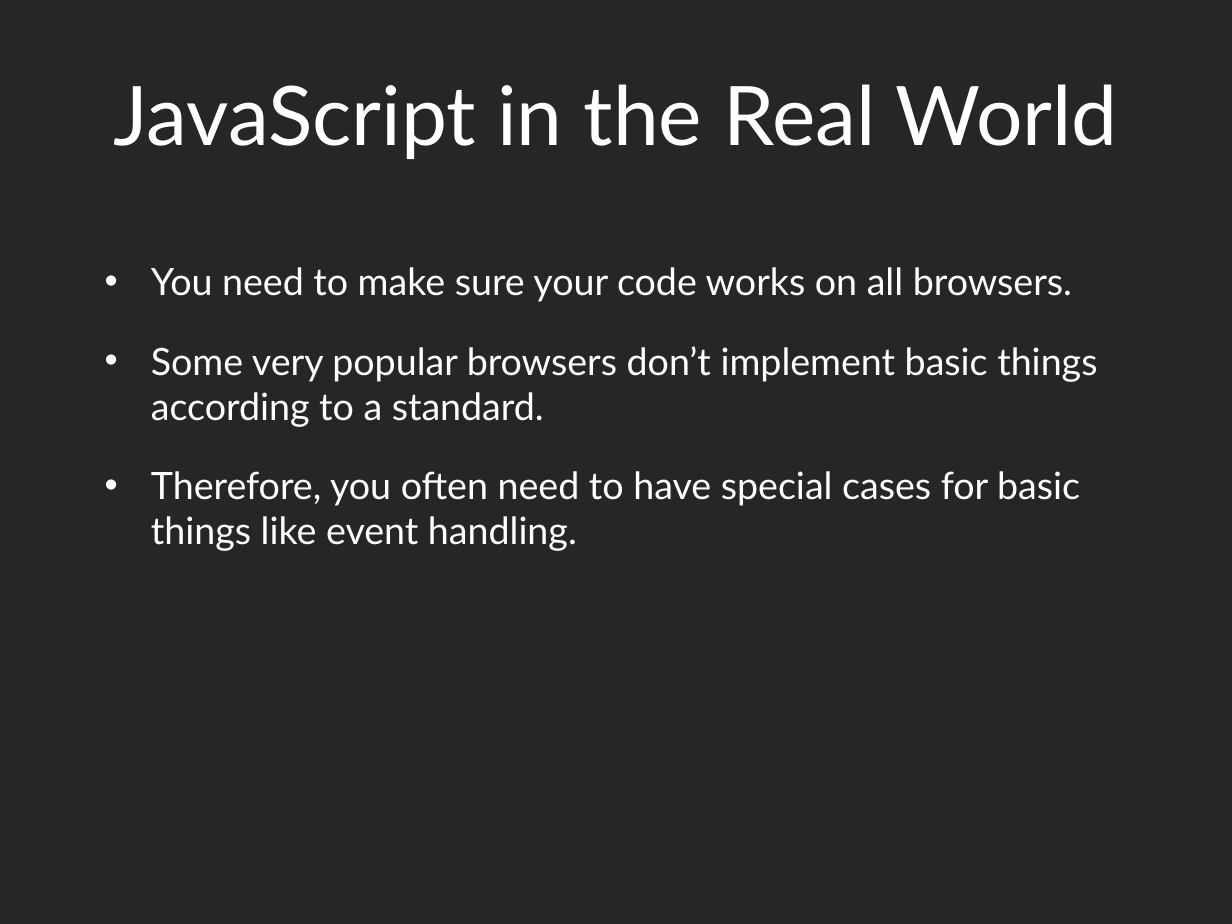
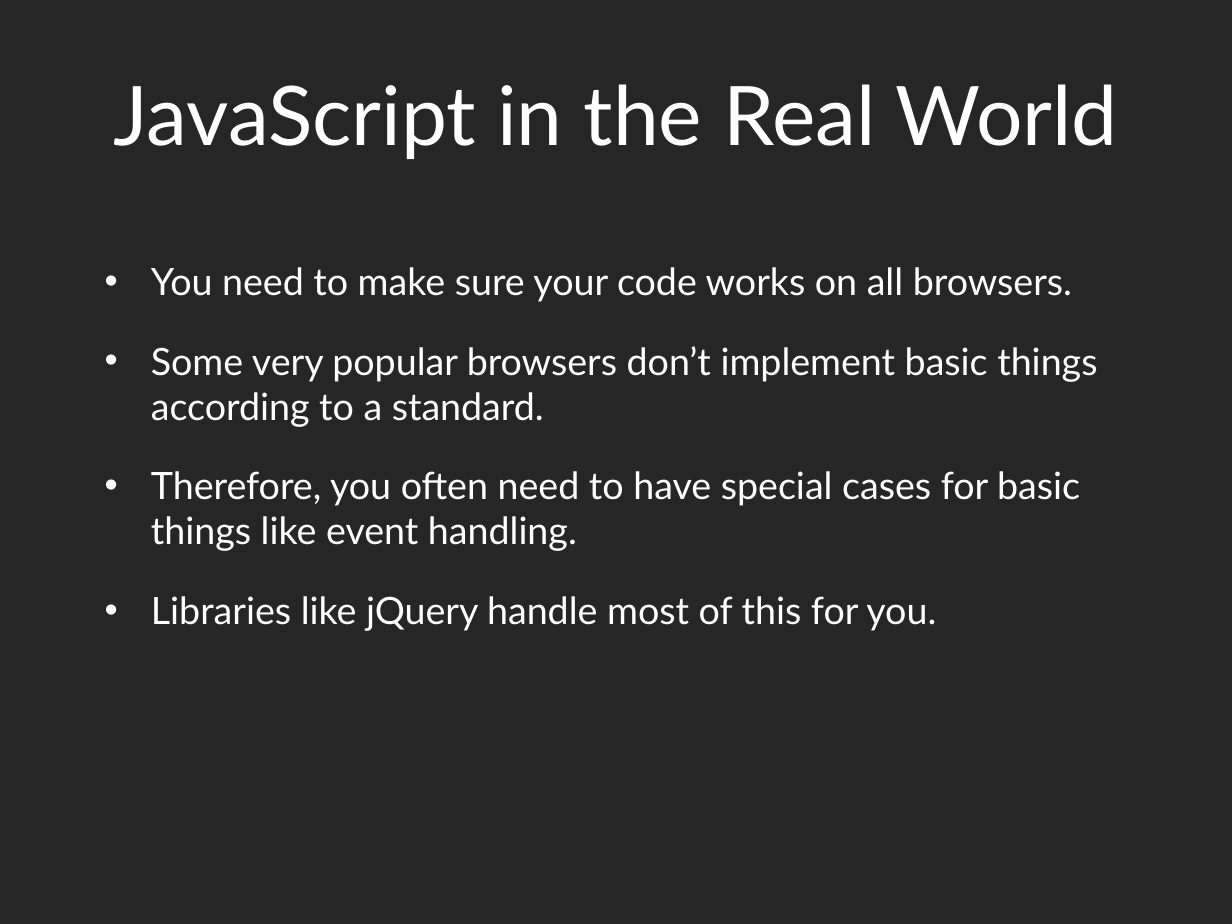
Before and after one commit to dantasse/ssuiweb2014, a slide deck: slide 4 of week10/week10.pptx. Drawn at 1232x924 pixels with LibreOffice and Linux fonts; fonts in the diff are those of the drawing. Boxes give left, top, right and bottom in pixels: in the first picture for what was removed or moved away, otherwise in the second. Text is boxed around its words. In the diff, an @@ line names an element or a change of style, - is before the commit and + after.

```diff
--- a/week10/week10.pptx
+++ b/week10/week10.pptx
@@ text at [151,596,936,631]: paragraph added @@
+• Libraries like jQuery handle most of this for you.
```
Also in this commit, not shown: 6 other slides changed, 4 slides added, 1 slide removed, 2 other files.
